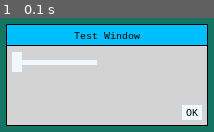
Above: before the commit, frame 1.
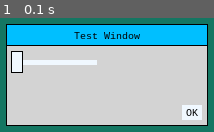
Above: after the commit, the same moment.

Repository: alexetsnyder/OuroborosPython
Game: pygame game, started from Pygame/Maps/IslandMaps/window.py
Same seed, same stepped clock (60 frames per second), same inputs: the game is played once before the commit and once after it.
Inputs:
- Up to frame 1 (0.1 s): no input

The runs differ from the first frame. In frame 1, 0.3% of the frame differs, in the area x 5-11%, y 28-49%.

Commit message:
Vertical and Horizontal Lines and Slider Border
Created vertical and horizontal lines, and fixed the slider border.

Diff:
--- a/Pygame/Maps/IslandMaps/controls.py
+++ b/Pygame/Maps/IslandMaps/controls.py
@@ -473,7 +473,7 @@
 		self.length = length
 		self.measure = measure
 		self.bar = go.Rect((0, 0), (length, self.fixed_height))
-		self.slider_border = go.Rect((0, 0), self.slider_size, width=2)
+		self.slider_border = go.Rect((0, 0), tuple(x + 2 for x in self.slider_size), width=1)
 		self.slider = go.Rect((0, 0), self.slider_size)
 		super().__init__(left_top, (length, self.sh))
 
--- a/Pygame/Maps/IslandMaps/go.py
+++ b/Pygame/Maps/IslandMaps/go.py
@@ -84,20 +84,54 @@
 		return new_vector
 
 class Line:
+	def __init__(self, point1, point2, thickness=1):
+		self.thickness = thickness
+		self.point1, self.point2 = point1, point2
+
+	def draw(self, surface, color):
+		pygame.draw.line(surface, color, self.point1, self.point2, self.thickness)
+
+class HorizontalLine:
 	def __init__(self, left_top, width, thickness=1):
-		self.set_width(width)
-		self.thickness = thickness
-		self.set_position(left_top)
+		self.width = width
+		self.left, self.top = self.left_top = left_top
+		self.line = Line(self.left_top, (self.left + self.width, self.top))
 
 	def set_width(self, width):
 		self.width = width
+		self.set_line()
 
 	def set_position(self, left_top):
-		self.x, self.y = self.start = left_top
-
-	def draw(self, surface, color):
-		end = (self.x + self.width, self.y)
-		pygame.draw.line(surface, color, self.start, end, self.thickness)
+		self.left, self.top = self.left_top = left_top
+		self.set_line()
+
+	def set_line(self):
+		self.line.point1 = self.left_top
+		self.line.point2 = (self.left + self.width, self.top)
+
+	def draw(self, surface, color):
+		self.line.draw(surface, color)
+
+class VerticalLine:
+	def __init__(self, left_top, height, thickness=1):
+		self.height = height
+		self.left, self.top = self.left_top = left_top
+		self.line = Line(self.left_top, (self.left, self.top + self.height))
+
+	def set_height(self, height):
+		self.height = height
+		self.set_line()
+
+	def set_position(self, left_top):
+		self.left, self.top = self.left_top = left_top
+		self.set_line()
+
+	def set_line(self):
+		self.line.point1 = self.left_top
+		self.line.point2 = (self.left + self.height, self.top)
+
+	def draw(self, surface, color):
+		self.line.draw(surface, color)
 
 class Rect:
 	def __init__(self, left_top, size, width=0):
--- a/Pygame/Maps/IslandMaps/window.py
+++ b/Pygame/Maps/IslandMaps/window.py
@@ -16,7 +16,7 @@
 		self.window = go.Rect(left_top, size)
 		self.lbl_text = go.RenderText(self.title, go.FontInfo(font_size=10))
 		self.header = go.Rect(left_top, size)
-		self.line = go.Line((0, 0), 0)
+		self.line = go.HorizontalLine((0, 0), 0)
 		self.wire_events()
 		super().__init__(left_top, size, enabled_color=color)
 
